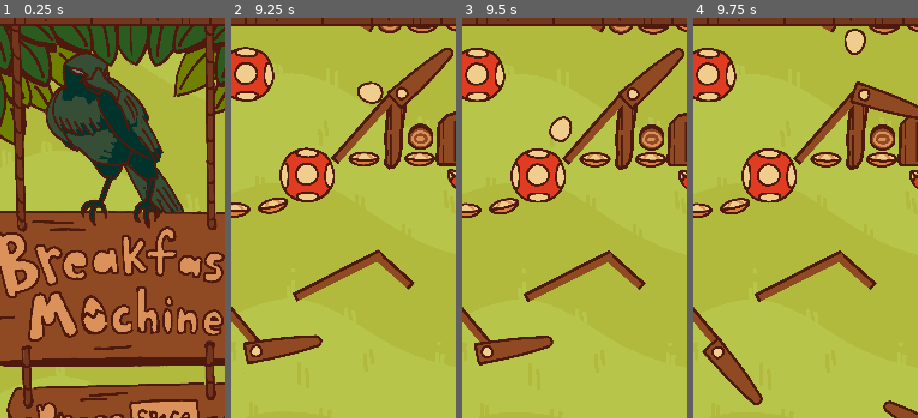
Above: before the commit, frames 1-4 (left to right).
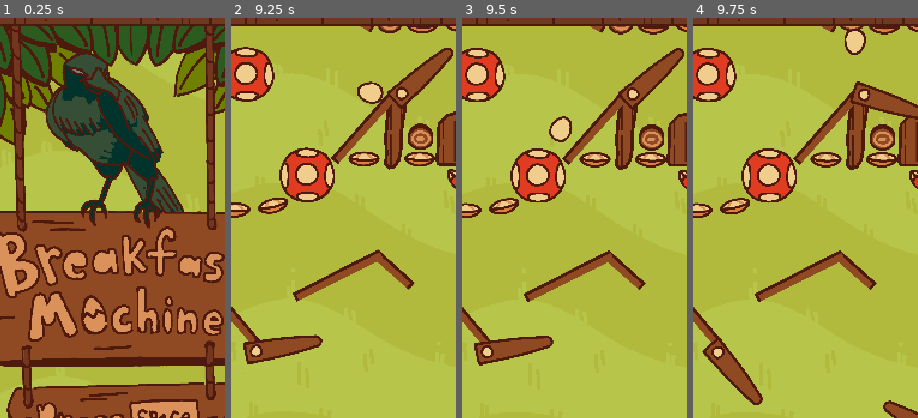
Above: after the commit, the same moments.

Repository: Lilacqualia/gjtnp-gjenp
Game: Godot game, scene res://scenes/conductor.tscn
Two runs of this game, one before a commit and one after it. Both use one fixed random seed, a clock stepped at 60 frames per second and the inputs below.
Inputs:
- Up to frame 1 (0.25 s): no input
- Up to frame 2 (9.25 s): tap Enter at 0.5 s; hold D (Right Flipper) 0.53-1.28 s; hold Space (Start Game) 0.53-1.28 s; hold A (Left Flipper) 1.28-2.03 s; tap Space (Start Game) at 1.35, 2.85, 3.5, 4.35, 5, 5.85, 7.35, 8.85 s; hold Space (Start Game) 2.03-2.78 s; hold D (Right Flipper) 2.03-3.53 s; hold Space (Start Game) 3.53-4.28 s; hold A (Left Flipper) 3.53-5.78 s; hold Space (Start Game) 5.03-5.78 s; hold D (Right Flipper) 5.78-8.03 s; hold Space (Start Game) 6.53-7.28 s; hold Space (Start Game) 8.03-8.78 s; hold A (Left Flipper) from 8.03 s (still down)
- Up to frame 3 (9.5 s): keep holding A (Left Flipper)
- Up to frame 4 (9.75 s): release A (Left Flipper) at 9.53 s; hold D (Right Flipper) from 9.53 s (still down); hold Space (Start Game) from 9.53 s (still down)
The pictures show only the part of the screen within x 20-70%, y 13-63%; the shares and areas given below are measured in that part.

Frames 1-3 are identical in both runs. In frame 4, less than 0.1% of the frame differs, in the area x 65-76%, y 2-4%.

Commit message:
Adjusting spinner animation and dynamics.

Diff:
--- a/src/scripts/spinner_area2d.gd
+++ b/src/scripts/spinner_area2d.gd
@@ -1,7 +1,7 @@
 class_name Spinner extends Area2D
 
 ## point value per spin
-@export var value: int
+@export var value := 10
 
 signal generate_points(points: int)
 
@@ -10,14 +10,14 @@
 ## How fast the spinner is spinning around its axis.
 var speed := 0.0
 ## Rate of spin speed decay per second.
-var _speed_decay := 4.0
+const _speed_decay := 4.0
 ## The rotation position the spinner "seeks" to rest at.
-var _resting_axis_rotation := PI / 2
+const _resting_axis_rotation := PI / 2
 ## How slow the spinner has to be moving to stop, and the minimum speed until it
 ## reaches rest position.
-var _rest_speed_threshold := 3.0;
+const _rest_speed_threshold := 5;
 ## How close the rotation has to be to resting position to stop.
-var _rest_rotation_threshold := PI / 64
+const _rest_rotation_threshold := PI / 64
 
 var _axis_rotation := _resting_axis_rotation
 
@@ -39,7 +39,7 @@
 
 	# if we were previously less than the rest point, and are now >= rest point, we completed a spin
 	# when we complete a spin, emit Points
-	var old_rotation = fmod(_axis_rotation, 2 * PI)
+	var old_rotation = fmod(_axis_rotation, PI)
 	var rotation_amount = speed * delta
 	_axis_rotation += rotation_amount
 	if rotation_amount > 0.0 and \
@@ -51,7 +51,7 @@
 		$spinnerflick.play()
 
 	# Simulate vertical spinning with scaling.
-	$RotatingItems.set_scale(Vector2(1, sin(_axis_rotation)))
+	$RotatingItems.set_scale(Vector2(1, abs(sin(_axis_rotation))))
 
 
 # rigidbodys like the ball can't detect entering areas, so this prompts the ball to
@@ -61,6 +61,6 @@
 
 # scoring logic
 func receive_hit(velocity: Vector2) -> int:
-	speed = velocity.length() / 20
+	speed = velocity.length() / 40
 	print("speed: " + str(speed) + " mph")
 	return 0
